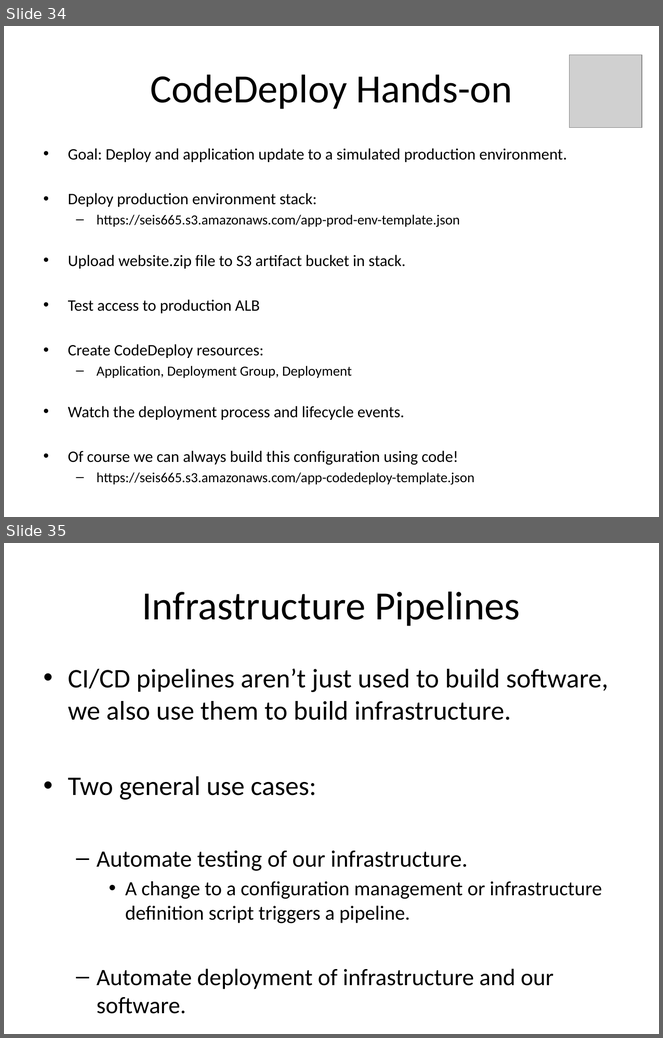
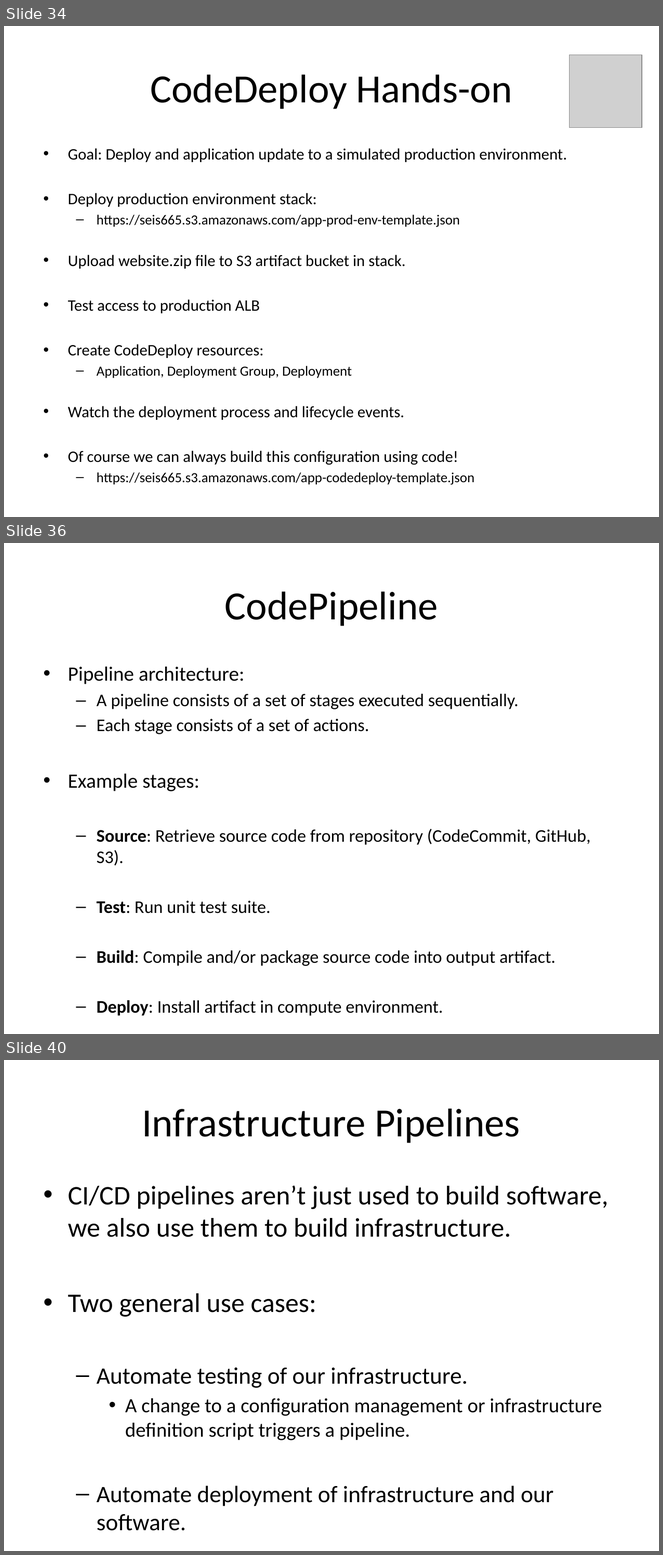
Before and after one commit to jasondbaker/infrastructure-class, a slide deck: lectures/infrastructure-week-10.pptx. Shown one above the other, each under a label of ours: slides 34 and 35 before the commit, slides 34, 36 and 40 after it; the slides between them are not shown. The pictures are 663x1038 and 663x1555 pixels, drawn with LibreOffice and Linux fonts; fonts in the diff are those of the drawing; grey boxes stand for pictures. Boxes give left, top, right and bottom in pixels: in the first picture for what was removed or moved away, otherwise in the second. Text is boxed around its words. In the diff, an @@ line names an element or a change of style, - is before the commit and + after.

```diff
--- a/lectures/infrastructure-week-10.pptx
+++ b/lectures/infrastructure-week-10.pptx
@@ slide 36 added at <box>4,543,659,1034</box>, background #FFFFFF @@
@@ title added at <box>224,591,438,626</box>, 44 pt, text #000000 @@
+CodePipeline
@@ text added at <box>68,666,591,1016</box>, 19.6 pt, text #000000 @@
+• Pipeline architecture:
+  – A pipeline consists of a set of stages executed sequentially.
+  – Each stage consists of a set of actions.
+• Example stages:
+  – Source: Retrieve source code from repository (CodeCommit, GitHub, S3).
+  – Test: Run unit test suite.
+  – Build: Compile and/or package source code into output artifact.
+  – Deploy: Install artifact in compute environment.
@@ what was slide 35 is now slide 40 @@
```
Also in this commit, not shown: 1 slide changed, 4 other slides added, 3 other files.
